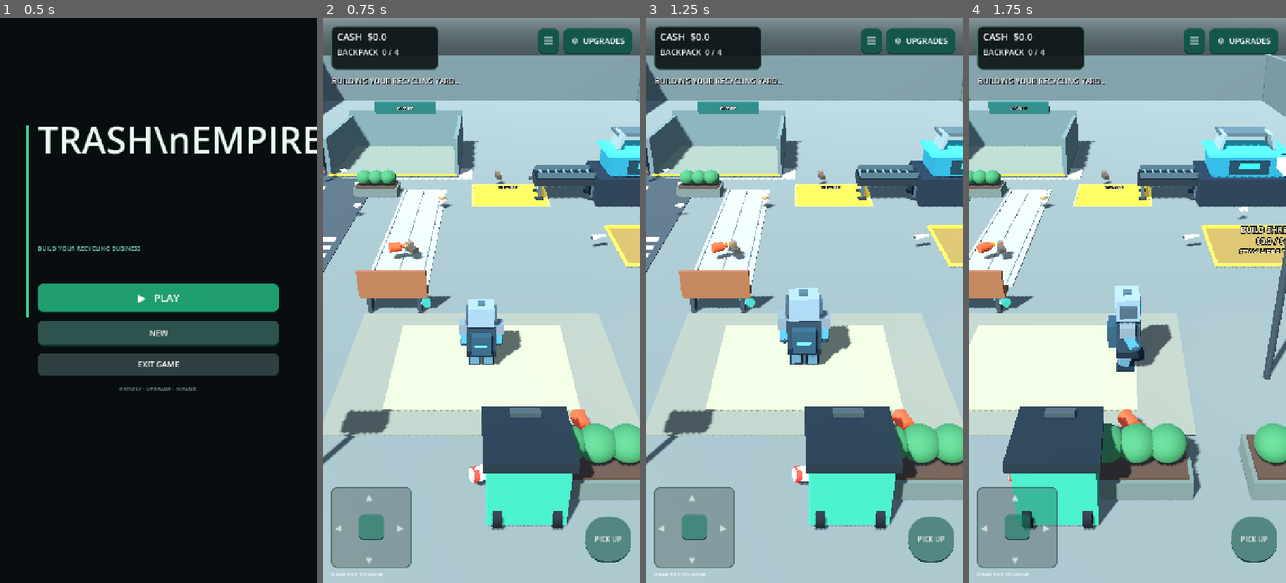
Above: before the commit, frames 1-4 (left to right).
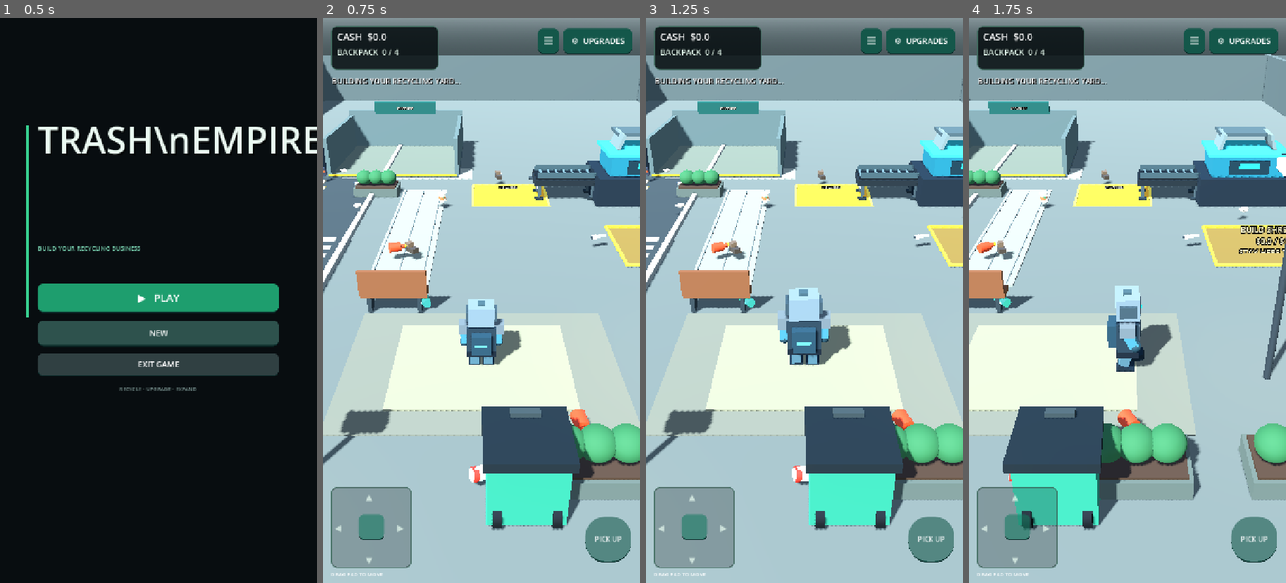
Above: after the commit, the same moments.

Repository: zekainstabot/trash-empire
Game: Godot game, scene res://Scenes/Main.tscn
Same seed, same stepped clock (60 frames per second), same inputs: the game is played once before the commit and once after it.
Inputs (mouse positions are in pixels of both pictures, inside the frame that each line leads up to):
- Up to frame 1 (0.5 s): no input
- Up to frame 2 (0.75 s): click "▶ PLAY" at 0.5 s
- Up to frame 3 (1.25 s): no input
- Up to frame 4 (1.75 s): move the mouse to (1197, 272) at 1.27 s; hold D (move_right) from 1.28 s (still down); click (1197, 272) at 1.42 s

Frame 1 is identical in both runs. In frame 2, 0.6% of the frame differs, in the area x 0-26%, y 22-49%; in frame 3, 0.6%; in frame 4, 0.1%.

Commit message:
Add residential and street environment details

Diff:
--- a/Scripts/main.gd
+++ b/Scripts/main.gd
@@ -362,6 +362,34 @@
 	_make_lamp(Vector3(5.5, 0, 7.5))
 	_make_lamp(Vector3(-5.0, 0, 13.0))
 
+
+	# More realistic street treatment: curbs, lane markings, drains and manholes.
+	for x in [-10.72, -5.28]:
+		_box("RoadRaisedCurb", Vector3(x, 0.10, 1.0), Vector3(0.22, 0.20, 54.0), Color(0.48, 0.50, 0.48), true)
+		_box("RoadCurbHighlight", Vector3(x, 0.205, 1.0), Vector3(0.24, 0.025, 54.0), Color(0.68, 0.69, 0.64), false)
+	for z in range(-23, 27, 6):
+		_box("RoadCenterDash", Vector3(-8.0, 0.035, float(z)), Vector3(0.13, 0.025, 2.8), Color(0.92, 0.83, 0.52), false)
+	for z in [-17.0, 8.0, 23.0]:
+		_cylinder("RoadManhole", Vector3(-9.65, 0.045, z), 0.38, 0.045, Color(0.20, 0.23, 0.23), false)
+		_cylinder("RoadManholeInset", Vector3(-9.65, 0.071, z), 0.27, 0.012, Color(0.31, 0.34, 0.33), false)
+		_box("RoadDrain", Vector3(-5.48, 0.055, z), Vector3(0.30, 0.035, 1.0), Color(0.12, 0.15, 0.15), false)
+		for slot in range(4):
+			_box("RoadDrainSlot", Vector3(-5.48, 0.078, z - 0.34 + float(slot) * 0.22), Vector3(0.34, 0.012, 0.045), Color(0.48, 0.51, 0.49), false)
+	# Residential details: flower boxes, roof vents and a small front garden.
+	var home_center := Vector3(-12.8, 0.0, -10.4)
+	for floor in range(3):
+		var window_y := 0.95 + float(floor) * 1.42
+		for window_x in [-1.35, 0.0, 1.35]:
+			_box("ApartmentFlowerBox", home_center + Vector3(window_x, window_y - 0.52, 2.78), Vector3(0.72, 0.16, 0.24), Color(0.30, 0.19, 0.12), false)
+			for flower_x in [-0.20, 0.0, 0.20]:
+				_cylinder("ApartmentFlower", home_center + Vector3(window_x + flower_x, window_y - 0.39, 2.82), 0.055, 0.10, [Color(0.82, 0.30, 0.25), Color(0.94, 0.70, 0.22), Color(0.88, 0.82, 0.62)][int(absf(flower_x) * 10.0) % 3], false)
+	for vent_x in [-0.72, 0.0, 0.72]:
+		_box("ApartmentRoofVent", home_center + Vector3(vent_x, 5.38, 0.75), Vector3(0.34, 0.34, 0.34), Color(0.34, 0.39, 0.39), false)
+		_box("ApartmentRoofVentCap", home_center + Vector3(vent_x, 5.57, 0.75), Vector3(0.46, 0.08, 0.44), Color(0.20, 0.25, 0.26), false)
+	_box("HouseGardenPath", Vector3(-9.2, 0.045, -6.0), Vector3(2.0, 0.08, 5.8), Color(0.58, 0.55, 0.46), false)
+	for z in [-7.8, -6.6, -5.4, -4.2]:
+		_box("GardenPathJoint", Vector3(-9.2, 0.09, z), Vector3(1.9, 0.018, 0.045), Color(0.35, 0.34, 0.30), false)
+
 func _upgrade_factory() -> void:
 	if factory_stage >= 5:
 		_set_message("Factory production line is fully upgraded!")
